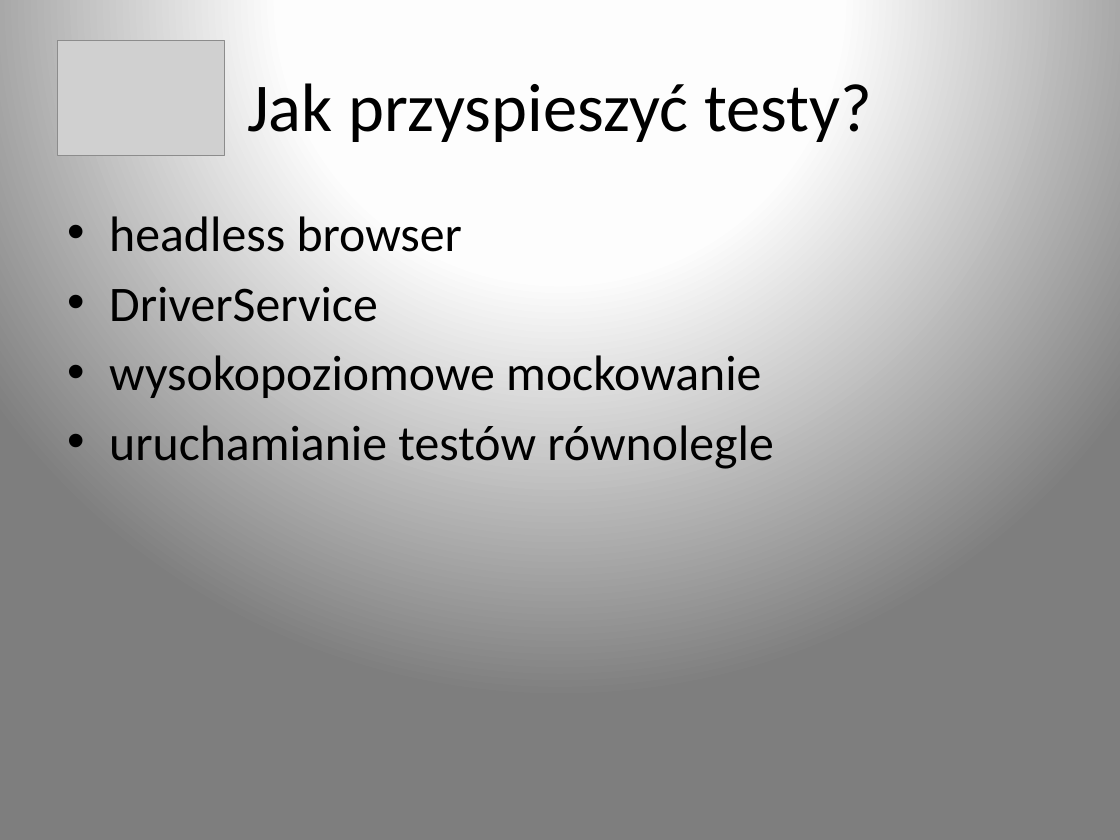
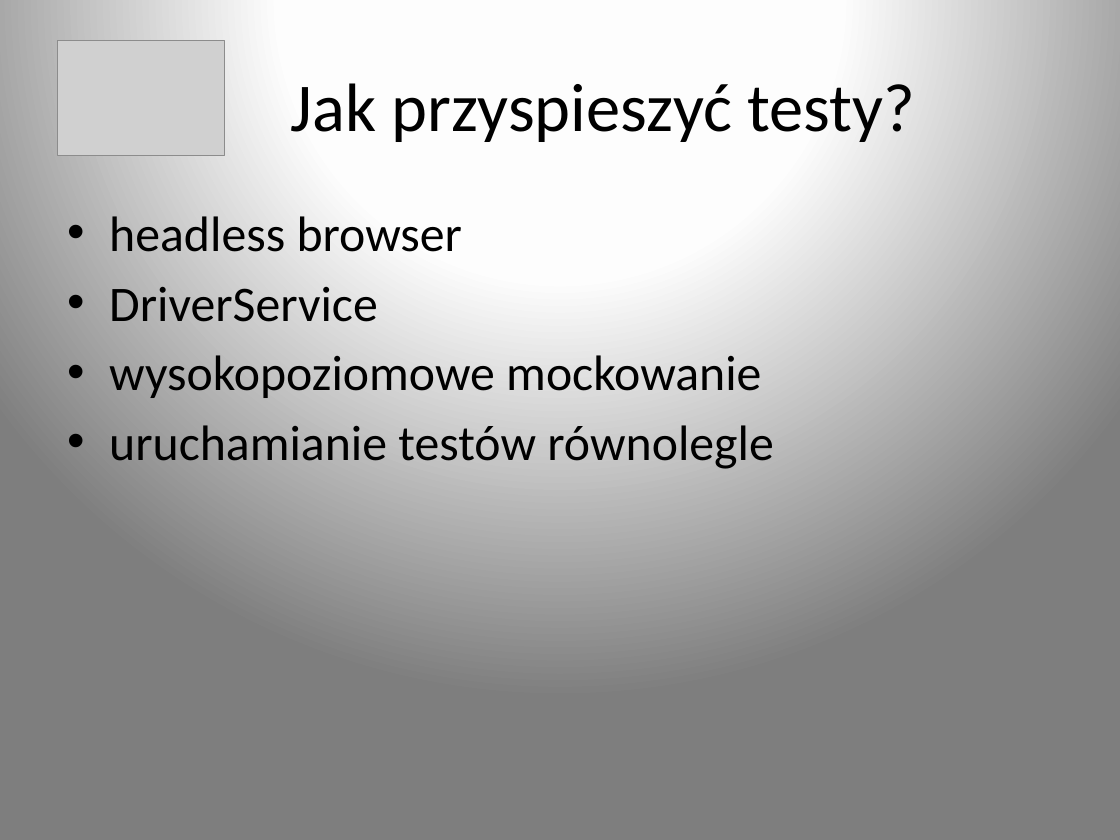
Before and after one commit to merdacz/AspNetTesting, a slide deck: slide 12 of presentation.pptx. Drawn at 1120x840 pixels with LibreOffice and Linux fonts; fonts in the diff are those of the drawing; grey boxes stand for pictures. Boxes give left, top, right and bottom in pixels: in the first picture for what was removed or moved away, otherwise in the second. Text is boxed around its words. In the diff, an @@ line names an element or a change of style, - is before the commit and + after.

```diff
--- a/presentation.pptx
+++ b/presentation.pptx
@@ title "Jak przyspieszyć testy?": place and size @@
-title "Jak przyspieszyć testy?" at box(247, 83, 872, 142)
+title "Jak przyspieszyć testy?" at box(290, 83, 916, 142)
```
Also in this commit, not shown: 4 other slides changed.
